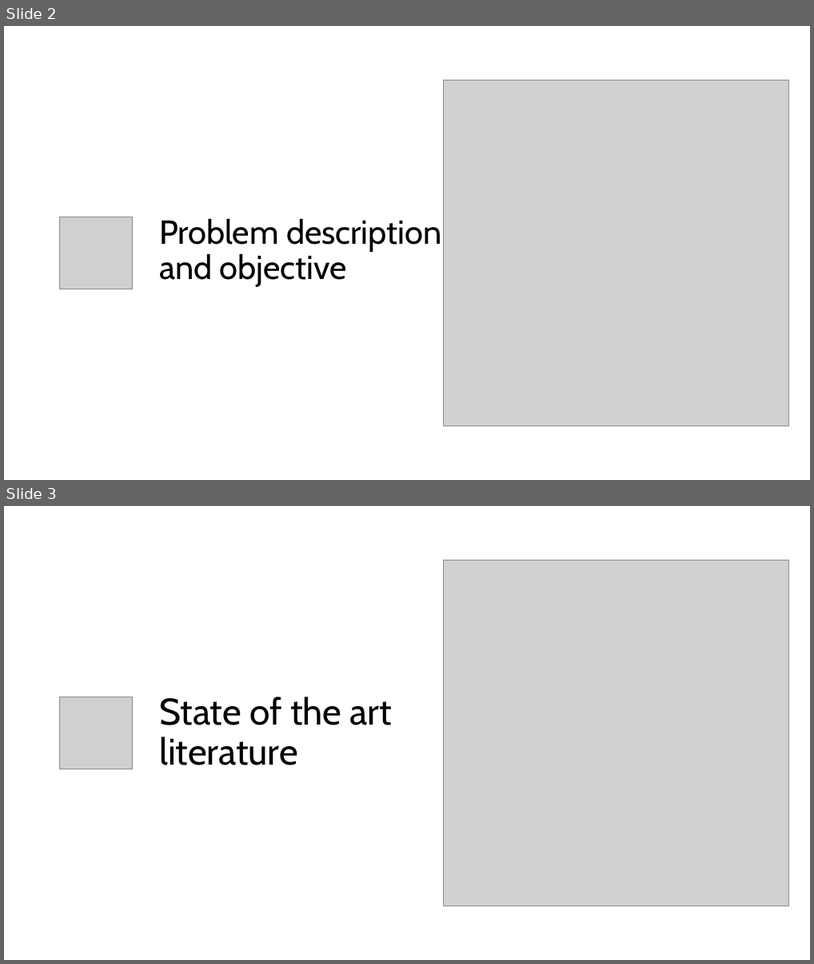
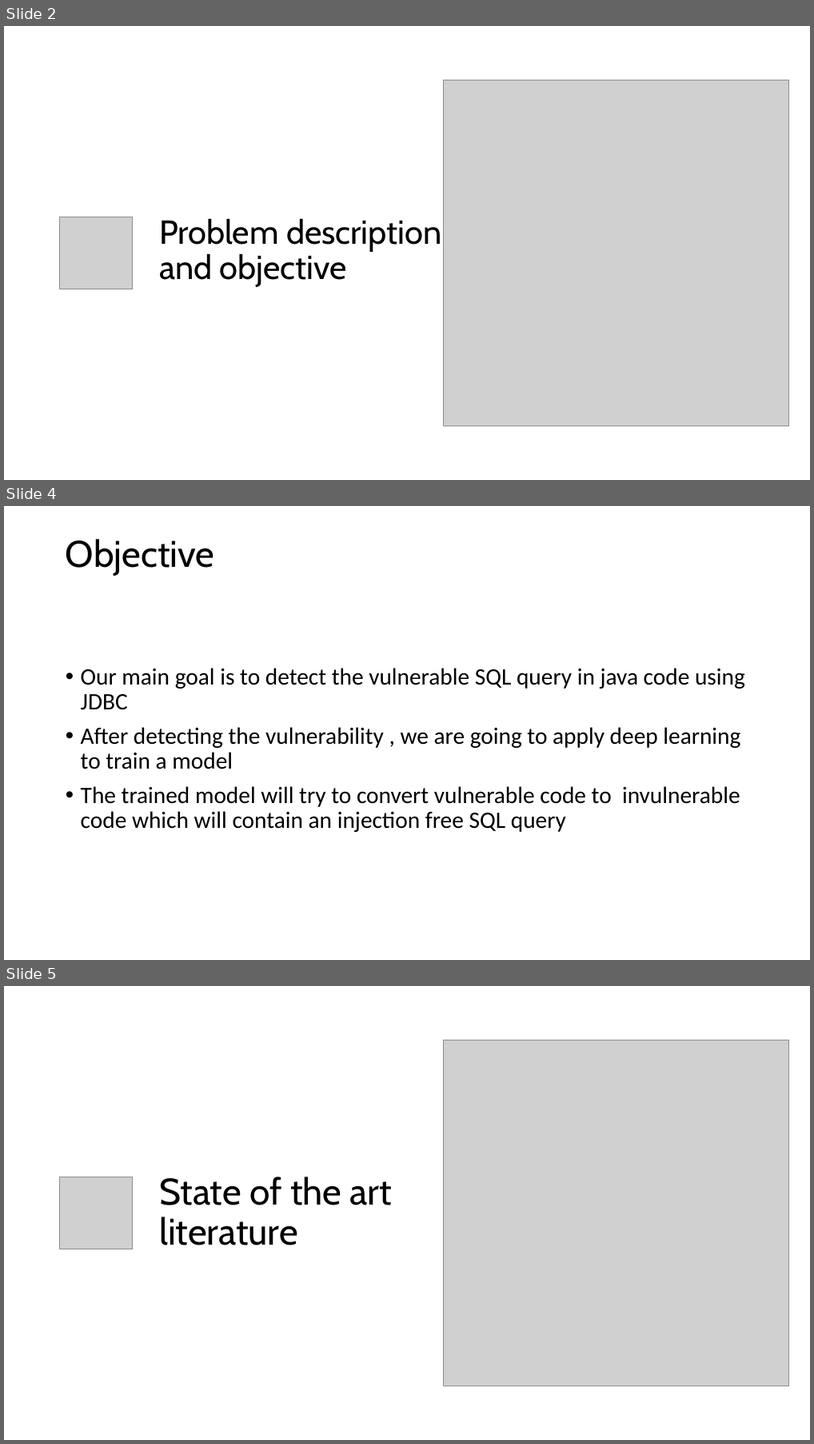
Before and after one commit to lsiddiqsunny/Undergraduate-Thesis, a slide deck: Presentation/SQL Vulnerability after 4-1 mid.pptx. Shown one above the other, each under a label of ours: slides 2 and 3 before the commit, slides 2, 4 and 5 after it; the slides between them are not shown. The pictures are 814x964 and 814x1444 pixels, drawn with LibreOffice and Linux fonts; fonts in the diff are those of the drawing; grey boxes stand for pictures. Boxes give left, top, right and bottom in pixels: in the first picture for what was removed or moved away, otherwise in the second. Text is boxed around its words. In the diff, an @@ line names an element or a change of style, - is before the commit and + after.

```diff
--- a/Presentation/SQL Vulnerability after 4-1 mid.pptx
+++ b/Presentation/SQL Vulnerability after 4-1 mid.pptx
@@ slide 4 added at [4,506,810,960], background #FFFFFF @@
@@ title added at [66,539,215,575], 44 pt, text #000000 @@
+Objective
@@ text added at [81,668,746,832], 28 pt, text #000000 @@
+• Our main goal is to detect the vulnerable SQL query in java code using JDBC
+• After detecting the vulnerability , we are going to apply deep learning to train a model
+• The trained model will try to convert vulnerable code to invulnerable code which will contain an injection free SQL query
@@ what was slide 3 is now slide 5 @@
```
Also in this commit, not shown: 1 slide changed, 7 other slides added.
